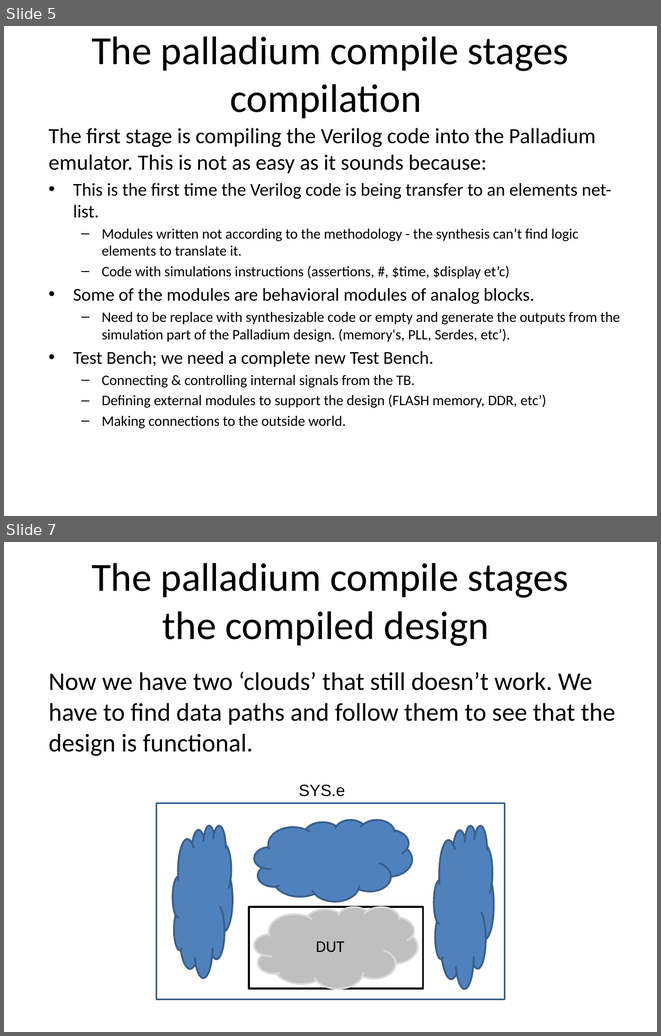
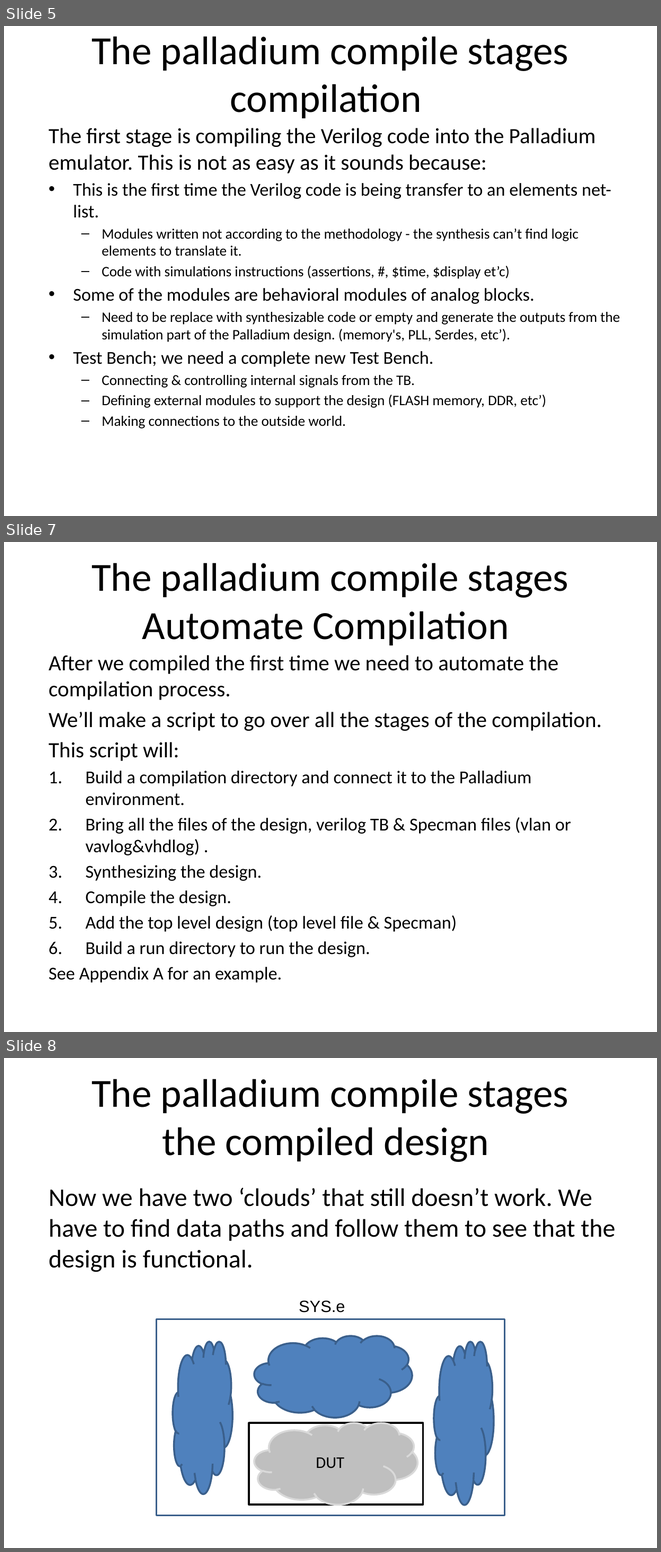
Before and after one commit to zahike/Palladium, a slide deck: Simulation Acceleration tutoria.pptx. Shown one above the other, each under a label of ours: slides 5 and 7 before the commit, slides 5, 7 and 8 after it; the slides between them are not shown. The pictures are 661x1036 and 661x1552 pixels, drawn with LibreOffice and Linux fonts; fonts in the diff are those of the drawing. Boxes give left, top, right and bottom in pixels: in the first picture for what was removed or moved away, otherwise in the second. Text is boxed around its words. In the diff, an @@ line names an element or a change of style, - is before the commit and + after.

```diff
--- a/Simulation Acceleration tutoria.pptx
+++ b/Simulation Acceleration tutoria.pptx
@@ slide 7 added at bbox=[4, 542, 657, 1032], background #FFFFFF @@
@@ title added at bbox=[91, 563, 569, 645], 44 pt, text #000000 @@
+The palladium compile stages
+Automate Compilation
@@ text added at bbox=[49, 655, 602, 982], 20 pt, text #000000 @@
+After we compiled the first time we need to automate the compilation process.
+We’ll make a script to go over all the stages of the compilation.
+This script will:
+1. Build a compilation directory and connect it to the Palladium environment.
+2. Bring all the files of the design, verilog TB & Specman files (vlan or vavlog&vhdlog) .
+3. Synthesizing the design.
+4. Compile the design.
+5. Add the top level design (top level file & Specman)
+6. Build a run directory to run the design.
+See Appendix A for an example.
@@ what was slide 7 is now slide 8 @@
```
Also in this commit, not shown: 5 slides changed, 2 other slides added.
